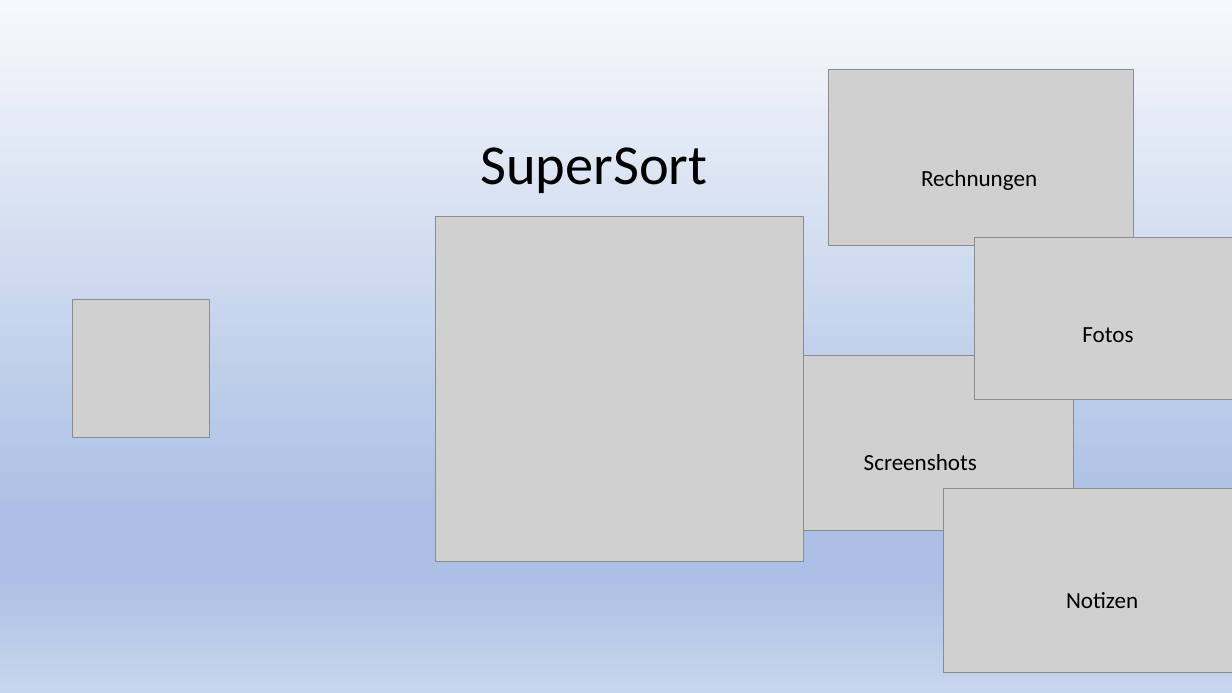
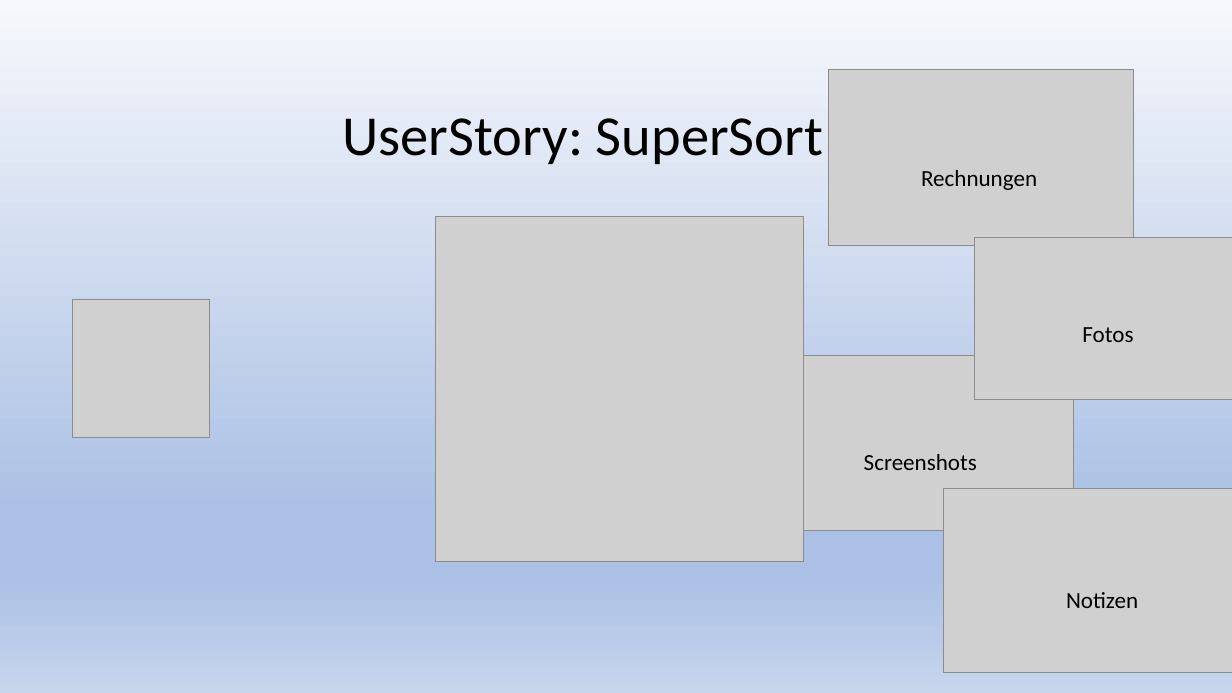
Before and after one commit to newr90/supersort, a slide deck: slide 3 of Präsentation/SuperSort.pptx. Drawn at 1232x693 pixels with LibreOffice and Linux fonts; fonts in the diff are those of the drawing; grey boxes stand for pictures; background and template pictures are left out. Boxes give left, top, right and bottom in pixels: in the first picture for what was removed or moved away, otherwise in the second. Text is boxed around its words. In the diff, an @@ line names an element or a change of style, - is before the commit and + after.

```diff
--- a/Präsentation/SuperSort.pptx
+++ b/Präsentation/SuperSort.pptx
@@ title at (x1=343, y1=118, x2=823, y2=164): text changed @@
-SuperSort
+UserStory: SuperSort
```
Also in this commit, not shown: 1 slide added.
